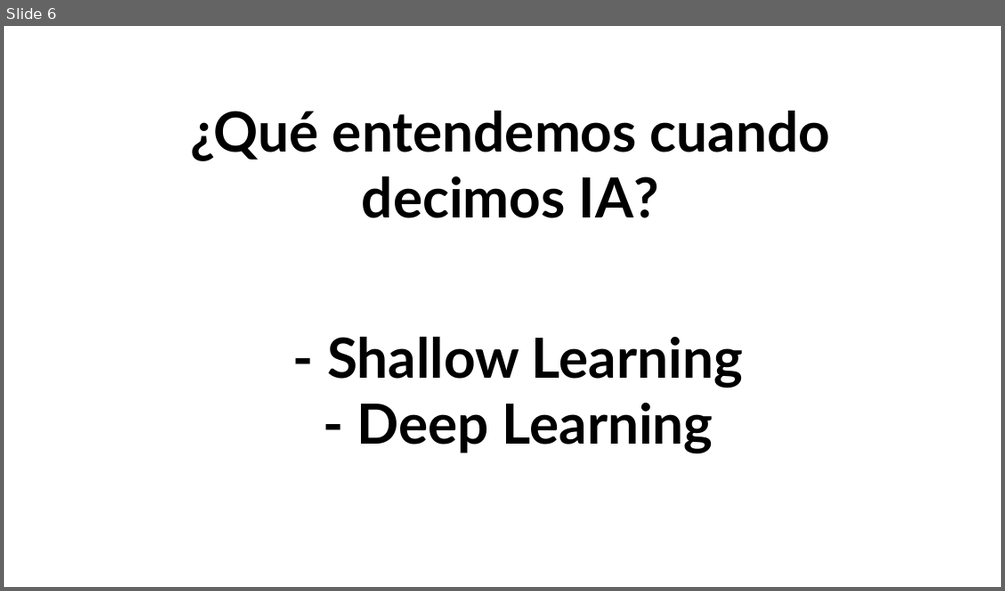
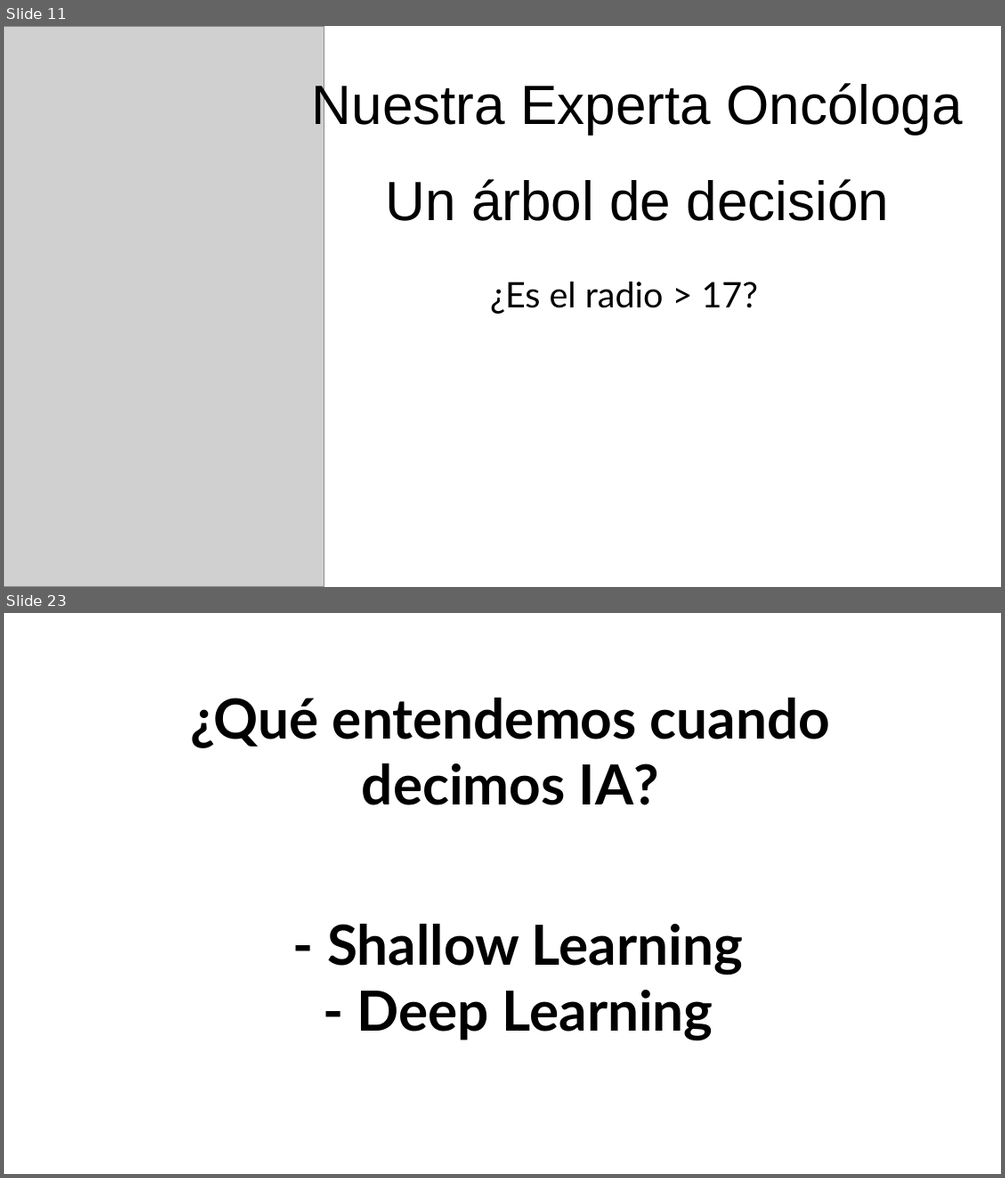
Before and after one commit to Ciencia-Computacional-HIMFG/Machine_Learning, a slide deck: Random_Forest/materiales/Intro_ML_RF.odp. Shown one above the other, each under a label of ours: slide 6 before the commit, slides 11 and 23 after it; the slides between them are not shown. The pictures are 1005x591 and 1005x1178 pixels, drawn with LibreOffice and Linux fonts; fonts in the diff are those of the drawing; grey boxes stand for pictures. Boxes give left, top, right and bottom in pixels: in the first picture for what was removed or moved away, otherwise in the second. Text is boxed around its words. In the diff, an @@ line names an element or a change of style, - is before the commit and + after.

```diff
--- a/Random_Forest/materiales/Intro_ML_RF.odp
+++ b/Random_Forest/materiales/Intro_ML_RF.odp
@@ slide 11 added at <box>4,26,1001,587</box>, background #FFFFFF @@
@@ picture added at <box>4,26,324,587</box> @@
@@ title added at <box>312,79,963,134</box>, 44 pt, text #000000 @@
+Nuestra Experta Oncóloga
@@ title added at <box>386,179,890,221</box>, 44 pt, text #000000 @@
+Un árbol de decisión
@@ text added at <box>490,281,758,313</box>, 28 pt, text #000000 @@
+¿Es el radio > 17?
@@ what was slide 6 is now slide 23 @@
```
Also in this commit, not shown: 16 other slides added.
